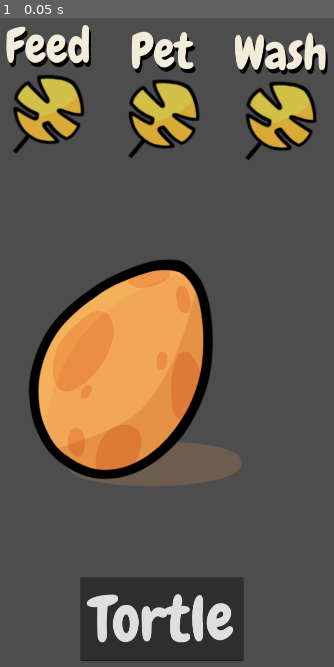
Above: before the commit, frame 1.
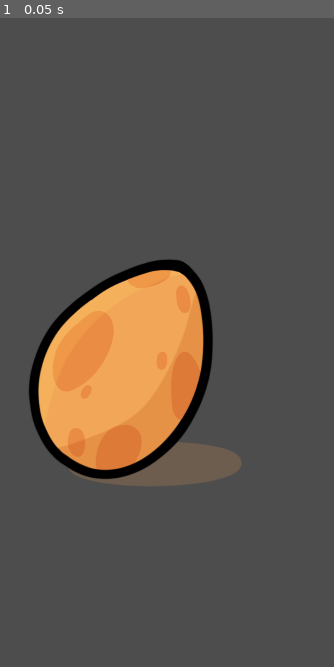
Above: after the commit, the same moment.

Repository: 100-Devs-1-Game/PocketTurtle
Game: Godot game, scene res://game/main/main.tscn
Same seed, same stepped clock (60 frames per second), same inputs: the game is played once before the commit and once after it.
Inputs:
- Up to frame 1 (0.05 s): no input

The runs differ from the first frame. In frame 1, 14% of the frame differs, in the area x 1-99%, y 1-100%.

Commit message:
Adds Turtle Controls and state handling

Diff:
--- a/src/game/main/main.tscn
+++ b/src/game/main/main.tscn
@@ -1,77 +1,16 @@
-[gd_scene load_steps=12 format=3 uid="uid://ck6nj6xklvev3"]
+[gd_scene load_steps=6 format=3 uid="uid://ck6nj6xklvev3"]
 
 [ext_resource type="Script" uid="uid://b07s3miky3ql6" path="res://game/main/main.gd" id="1_hyk8p"]
-[ext_resource type="Texture2D" uid="uid://m8hfc6vry8va" path="res://assets/Art Assets/UI/Buttons/feed_on.png" id="3_tkdpa"]
+[ext_resource type="PackedScene" uid="uid://by75pcmrf2lpl" path="res://game/main/turtle_controls.tscn" id="2_tkdpa"]
 [ext_resource type="Texture2D" uid="uid://b15ddiotq61n5" path="res://assets/Art Assets/UI/app_icon.png" id="3_yil3p"]
-[ext_resource type="Texture2D" uid="uid://cd8l38110b3r7" path="res://assets/Art Assets/UI/Buttons/feed_off.png" id="4_yymkh"]
-[ext_resource type="Texture2D" uid="uid://tk071nqpoesn" path="res://assets/Art Assets/UI/Buttons/pet_on.png" id="5_kk62w"]
-[ext_resource type="Texture2D" uid="uid://b68ho6sj1wdj0" path="res://assets/Art Assets/UI/Buttons/pet_off.png" id="6_xvake"]
-[ext_resource type="Texture2D" uid="uid://dch8toh2ycaxq" path="res://assets/Art Assets/UI/Buttons/wash_on.png" id="7_7q7ho"]
-[ext_resource type="Texture2D" uid="uid://cje4jxv0c04wi" path="res://assets/Art Assets/UI/Buttons/wash_off.png" id="8_els08"]
-[ext_resource type="FontFile" uid="uid://co7bol411m67c" path="res://assets/Font/Chewy-Regular.ttf" id="8_xvake"]
 [ext_resource type="PackedScene" uid="uid://coi2rbne8mcss" path="res://game/turtle/turtle.tscn" id="9_els08"]
 [ext_resource type="PackedScene" uid="uid://vtqx0offch3v" path="res://game/main/debug_canvas_layer.tscn" id="11_7q7ho"]
 
 [node name="Main" type="Node2D"]
 script = ExtResource("1_hyk8p")
 
-[node name="CanvasLayer" type="CanvasLayer" parent="."]
-
-[node name="Controls" type="Control" parent="CanvasLayer"]
-layout_mode = 3
-anchors_preset = 15
-anchor_right = 1.0
-anchor_bottom = 1.0
-grow_horizontal = 2
-grow_vertical = 2
-
-[node name="ButtonControls" type="HBoxContainer" parent="CanvasLayer/Controls"]
-layout_mode = 0
-offset_left = 136.0
-offset_top = 204.0
-offset_right = 980.0
-offset_bottom = 596.0
-
-[node name="TextureButton" type="TextureButton" parent="CanvasLayer/Controls/ButtonControls"]
-layout_mode = 2
-size_flags_horizontal = 4
-size_flags_vertical = 4
-texture_normal = ExtResource("3_tkdpa")
-texture_disabled = ExtResource("4_yymkh")
-stretch_mode = 0
-
-[node name="TextureButton2" type="TextureButton" parent="CanvasLayer/Controls/ButtonControls"]
-layout_mode = 2
-size_flags_horizontal = 4
-size_flags_vertical = 4
-texture_normal = ExtResource("5_kk62w")
-texture_disabled = ExtResource("6_xvake")
-
-[node name="TextureButton3" type="TextureButton" parent="CanvasLayer/Controls/ButtonControls"]
-layout_mode = 2
-size_flags_horizontal = 4
-size_flags_vertical = 4
-texture_normal = ExtResource("7_7q7ho")
-texture_disabled = ExtResource("8_els08")
-
-[node name="NameLineEdit" type="LineEdit" parent="CanvasLayer/Controls"]
-layout_mode = 1
-anchors_preset = 7
-anchor_left = 0.5
-anchor_top = 1.0
-anchor_right = 0.5
-anchor_bottom = 1.0
-offset_left = -196.0
-offset_top = -352.0
-offset_right = 196.0
-offset_bottom = -151.0
-grow_horizontal = 2
-grow_vertical = 0
-theme_override_fonts/font = ExtResource("8_xvake")
-theme_override_font_sizes/font_size = 150
-text = "Tortle"
-alignment = 1
-expand_to_text_length = true
+[node name="TurtleControls" parent="." node_paths=PackedStringArray("turtle") instance=ExtResource("2_tkdpa")]
+turtle = NodePath("../World/TurtleHolder/Turtle")
 
 [node name="World" type="Node2D" parent="."]
 
--- /dev/null
+++ b/src/game/main/turtle_controls.gd
@@ -0,0 +1,45 @@
+extends CanvasLayer
+
+@export var turtle: Turtle: set = set_turtle, get = get_turtle
+func set_turtle(new_turtle: Turtle) -> void:
+	turtle = new_turtle
+	if turtle:
+		turtle.state_changed.connect(_on_turtle_state_changed)
+		turtle.wants_changed.connect(_on_turtle_wants_changed)
+
+func get_turtle() -> Turtle:
+	return turtle
+
+@export_category("Nodes")
+@export var button_controls: Control
+@export var eat_button: BaseButton
+@export var pet_button: BaseButton
+@export var wash_button: BaseButton
+
+func _ready() -> void:
+	eat_button.pressed.connect(_on_eat_button_pressed)
+	pet_button.pressed.connect(_on_pet_button_pressed)
+	wash_button.pressed.connect(_on_wash_button_pressed)
+	_on_turtle_state_changed()
+	_on_turtle_wants_changed()
+
+
+func _on_turtle_wants_changed() -> void:
+	eat_button.disabled = turtle.current_want != "eat"
+	pet_button.disabled = turtle.current_want != "pet"
+	wash_button.disabled = turtle.current_want != "wash"
+
+func _on_eat_button_pressed() -> void:
+	pass
+
+
+func _on_pet_button_pressed() -> void:
+	pass
+
+
+func _on_wash_button_pressed() -> void:
+	pass
+
+
+func _on_turtle_state_changed() -> void:
+	button_controls.visible = turtle.stage != Enums.TurtleStage.EGG and turtle.stage != Enums.TurtleStage.ASCENSION
--- /dev/null
+++ b/src/game/main/turtle_controls.tscn
@@ -0,0 +1,75 @@
+[gd_scene load_steps=9 format=3 uid="uid://by75pcmrf2lpl"]
+
+[ext_resource type="Script" uid="uid://dxlo2e7ryxxd5" path="res://game/main/turtle_controls.gd" id="1_3gg7p"]
+[ext_resource type="Texture2D" uid="uid://m8hfc6vry8va" path="res://assets/Art Assets/UI/Buttons/feed_on.png" id="2_5ikr5"]
+[ext_resource type="Texture2D" uid="uid://cd8l38110b3r7" path="res://assets/Art Assets/UI/Buttons/feed_off.png" id="3_yhjr2"]
+[ext_resource type="Texture2D" uid="uid://tk071nqpoesn" path="res://assets/Art Assets/UI/Buttons/pet_on.png" id="4_ntys2"]
+[ext_resource type="Texture2D" uid="uid://b68ho6sj1wdj0" path="res://assets/Art Assets/UI/Buttons/pet_off.png" id="5_lwrs1"]
+[ext_resource type="Texture2D" uid="uid://dch8toh2ycaxq" path="res://assets/Art Assets/UI/Buttons/wash_on.png" id="6_ml7px"]
+[ext_resource type="Texture2D" uid="uid://cje4jxv0c04wi" path="res://assets/Art Assets/UI/Buttons/wash_off.png" id="7_fxci3"]
+[ext_resource type="FontFile" uid="uid://co7bol411m67c" path="res://assets/Font/Chewy-Regular.ttf" id="8_d3b2u"]
+
+[node name="TurtleControls" type="CanvasLayer" node_paths=PackedStringArray("button_controls", "eat_button", "pet_button", "wash_button")]
+script = ExtResource("1_3gg7p")
+button_controls = NodePath("Controls")
+eat_button = NodePath("Controls/ButtonControls/EatButton")
+pet_button = NodePath("Controls/ButtonControls/PetButton")
+wash_button = NodePath("Controls/ButtonControls/WashButton")
+
+[node name="Controls" type="Control" parent="."]
+layout_mode = 3
+anchors_preset = 15
+anchor_right = 1.0
+anchor_bottom = 1.0
+grow_horizontal = 2
+grow_vertical = 2
+
+[node name="ButtonControls" type="HBoxContainer" parent="Controls"]
+layout_mode = 0
+offset_left = 136.0
+offset_top = 204.0
+offset_right = 980.0
+offset_bottom = 596.0
+alignment = 1
+
+[node name="EatButton" type="TextureButton" parent="Controls/ButtonControls"]
+layout_mode = 2
+size_flags_horizontal = 4
+size_flags_vertical = 4
+texture_normal = ExtResource("2_5ikr5")
+texture_disabled = ExtResource("3_yhjr2")
+stretch_mode = 0
+
+[node name="PetButton" type="TextureButton" parent="Controls/ButtonControls"]
+layout_mode = 2
+size_flags_horizontal = 4
+size_flags_vertical = 0
+texture_normal = ExtResource("4_ntys2")
+texture_disabled = ExtResource("5_lwrs1")
+
+[node name="WashButton" type="TextureButton" parent="Controls/ButtonControls"]
+layout_mode = 2
+size_flags_horizontal = 4
+size_flags_vertical = 0
+texture_normal = ExtResource("6_ml7px")
+texture_disabled = ExtResource("7_fxci3")
+
+[node name="NameLineEdit" type="LineEdit" parent="Controls"]
+visible = false
+layout_mode = 1
+anchors_preset = 7
+anchor_left = 0.5
+anchor_top = 1.0
+anchor_right = 0.5
+anchor_bottom = 1.0
+offset_left = -196.0
+offset_top = -352.0
+offset_right = 196.0
+offset_bottom = -151.0
+grow_horizontal = 2
+grow_vertical = 0
+theme_override_fonts/font = ExtResource("8_d3b2u")
+theme_override_font_sizes/font_size = 150
+text = "Tortle"
+alignment = 1
+expand_to_text_length = true
--- a/src/game/turtle/turtle.gd
+++ b/src/game/turtle/turtle.gd
@@ -2,6 +2,11 @@
 extends Area2D
 
 signal state_changed
+
+signal wants_changed
+signal wash_state_changed
+signal pet_state_changed
+signal hunger_state_changed
 
 # The amount of time elapsed for this current stage.
 @export var stage_elapsed_seconds: float
@@ -12,12 +17,40 @@
 	get = get_stage
 
 @onready var visual: Node2D = $Visual
-
 @onready var egg_sprite: Sprite2D = $Visual/Egg
 @onready var baby_sprite: Sprite2D = $Visual/Baby
 @onready var adult_sprite: Sprite2D = $Visual/Adult
 @onready var elderly_sprite: Sprite2D = $Visual/Elder
 @onready var ascension_sprite: Sprite2D = $Visual/Ascension
+
+var stage_lifetime_transition_table: Dictionary[Enums.TurtleStage, int] = {
+	Enums.TurtleStage.EGG: 24 * 60 * 60,
+	Enums.TurtleStage.BABY: 48 * 60 * 60,
+	Enums.TurtleStage.ADULT: 96 * 60 * 60,
+	Enums.TurtleStage.ELDERLY: 24 * 60 * 60,
+	Enums.TurtleStage.ASCENSION: 2 * 60 * 60,
+}
+
+var desire_configuration_table: Dictionary[Enums.TurtleStage, Array] = {
+	Enums.TurtleStage.EGG: [],
+	Enums.TurtleStage.BABY: ["bath", "eat", "pet"],
+	Enums.TurtleStage.ADULT: ["bath", "eat", "pet"],
+	Enums.TurtleStage.ELDERLY: ["bath", "eat", "pet"],
+	Enums.TurtleStage.ASCENSION: [],
+}
+
+var want_signals_table = {
+	"bath": wash_state_changed,
+	"pet": pet_state_changed,
+	"eat": hunger_state_changed
+}
+
+# How often the turtle reevaluates its wants
+const _wants_evaluation_frequency: float = 15 * 60 * 60
+var _wants_evaluation_timer := 0.0
+
+# The current want of the turtle.
+var current_want: String
 
 func set_stage(next_stage: Enums.TurtleStage) -> void:
 	stage_elapsed_seconds = 0
@@ -26,20 +59,14 @@
 	for child: Node2D in visual.get_children():
 		child.visible = child.get_index() == stage
 
+	_wants_evaluation_timer = 0
+	current_want = ""
+	wants_changed.emit()
 	state_changed.emit()
 
 
 func get_stage() -> Enums.TurtleStage:
 	return stage
-
-
-var stage_lifetime_transition_table: Dictionary[Enums.TurtleStage, int] = {
-	Enums.TurtleStage.EGG: 24 * 60 * 60,
-	Enums.TurtleStage.BABY: 48 * 60 * 60,
-	Enums.TurtleStage.ADULT: 96 * 60 * 60,
-	Enums.TurtleStage.ELDERLY: 24 * 60 * 60,
-	Enums.TurtleStage.ASCENSION: 2 * 60 * 60,
-}
 
 # Adds lifetime in seconds.
 func add_lifetime(lifetime_secs: float) -> void:
@@ -51,6 +78,24 @@
 		# Transition to next stage
 		_transition_to_next_life_stage()
 
+	_update_wants(lifetime_secs)
+
+
+func _update_wants(lifetime_secs: float) -> void:
+	_wants_evaluation_timer += lifetime_secs
+	if _wants_evaluation_timer >= _wants_evaluation_frequency:
+		_wants_evaluation_timer -= _wants_evaluation_frequency
+		_set_next_want()
+
+
+func _set_next_want() -> void:
+	var available_wants: Array = desire_configuration_table[stage]
+	if available_wants.is_empty():
+		return
+
+	current_want = available_wants.pick_random()
+	wants_changed.emit()
+
 
 func _transition_to_next_life_stage() -> void:
 	set_stage((stage + 1) % Enums.TurtleStage.size() as Enums.TurtleStage)
Not shown, added: src/game/main/turtle_controls.gd.uid
